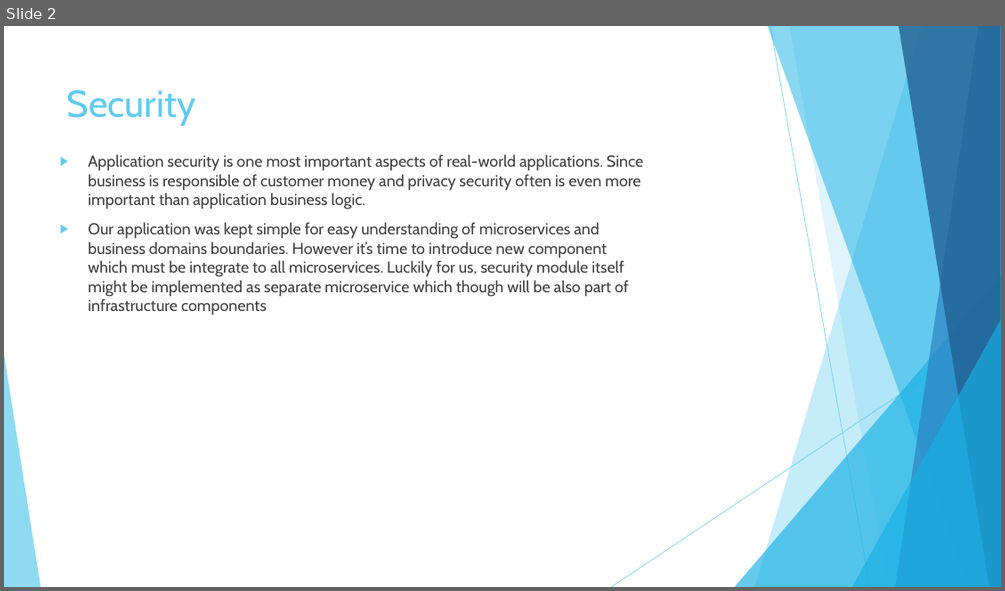
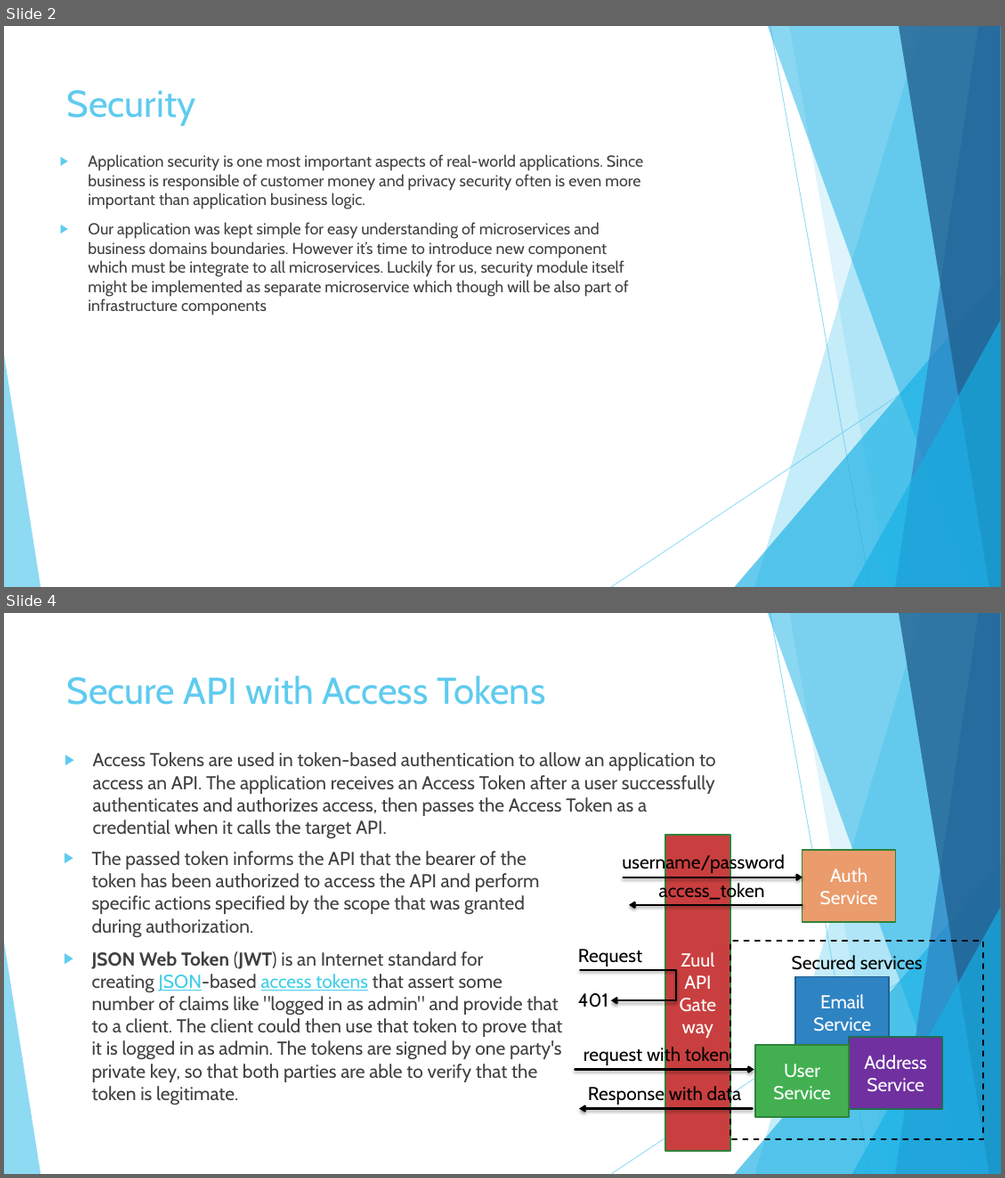
Before and after one commit to vlytsus/springboot-cloud-demo-one, a slide deck: docs/Introduction_To_Microservices_Part_4_security.pptx. Shown one above the other, each under a label of ours: slide 2 before the commit, slides 2 and 4 after it; the slides between them are not shown. The pictures are 1005x591 and 1005x1178 pixels, drawn with LibreOffice and Linux fonts; fonts in the diff are those of the drawing. Boxes give left, top, right and bottom in pixels: in the first picture for what was removed or moved away, otherwise in the second. Text is boxed around its words. In the diff, an @@ line names an element or a change of style, - is before the commit and + after.

```diff
--- a/docs/Introduction_To_Microservices_Part_4_security.pptx
+++ b/docs/Introduction_To_Microservices_Part_4_security.pptx
@@ slide 4 added at bbox=[4, 613, 1001, 1174], background #FFFFFF; not listed: 10 template elements that a slide beside it also shows @@
@@ title added at bbox=[67, 675, 545, 705], 36 pt, text #5FCBEF @@
+Secure API with Access Tokens
@@ text added at bbox=[93, 752, 716, 839], 18 pt, text #404040 @@
+▶ Access Tokens are used in token-based authentication to allow an application to access an API. The application receives an Access Token after a user successfully authenticates and authorizes access, then passes the Access Token as a credential when it calls the target API.
@@ text added at bbox=[92, 851, 562, 1104], 18 pt, text #404040 @@
+▶ The passed token informs the API that the bearer of the token has been authorized to access the API and perform specific actions specified by the scope that was granted during authorization.
+▶ JSON Web Token (JWT) is an Internet standard for creating JSON-based access tokens that assert some number of claims like "logged in as admin" and provide that to a client. The client could then use that token to prove that it is logged in as admin. The tokens are signed by one party's private key, so that both parties are able to verify that the token is legitimate.
@@ group added at bbox=[574, 835, 983, 1151]: 6 rectangles, 5 texts, 4 arrows, 1 elbow arrow @@
+Email
+Service
+Address
+Service
+Zuul
+API
+Gateway
+Auth
+Service
+User
+Service
+Secured services
+access_token
+request with token
+username/password
+Response with data
+Request
+401
```
Also in this commit, not shown: 3 other slides added.
